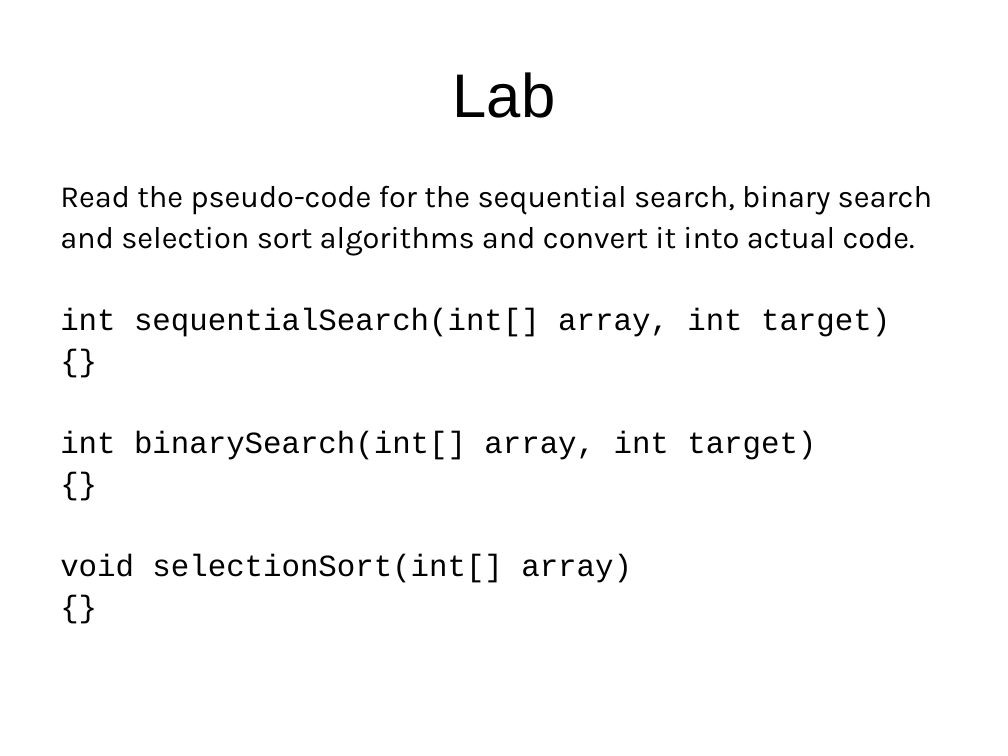
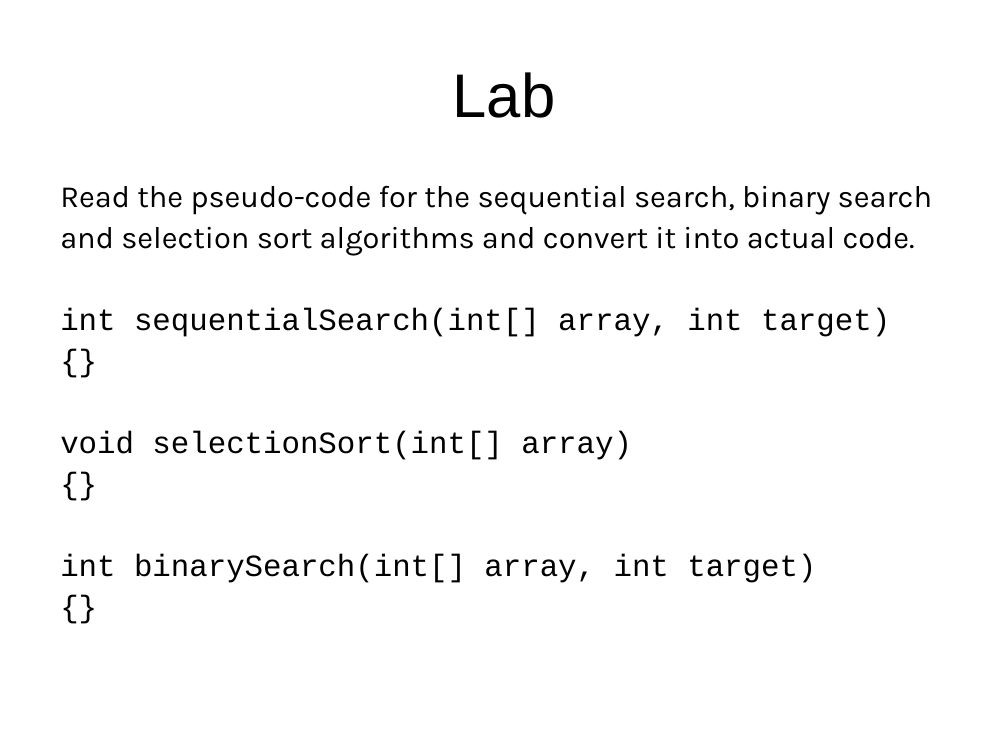
Before and after one commit to LongBaoNguyen/longbaonguyen.github.io, a slide deck: slide 33 of courses/apcsp/lecture15.ppt. Drawn at 1008x756 pixels with LibreOffice and Linux fonts; fonts in the diff are those of the drawing; background and template pictures are left out. Boxes give left, top, right and bottom in pixels: in the first picture for what was removed or moved away, otherwise in the second. Text is boxed around its words. In the diff, an @@ line names an element or a change of style, - is before the commit and + after.

```diff
--- a/courses/apcsp/lecture15.ppt
+++ b/courses/apcsp/lecture15.ppt
@@ text at [60, 431, 632, 460]: paragraphs added @@
+void selectionSort(int[] array)
+{}
@@ text at [60, 554, 632, 583]: paragraphs removed @@
-void selectionSort(int[] array)
-{}
```
Also in this commit, not shown: 5 other slides changed, 3 other files.
